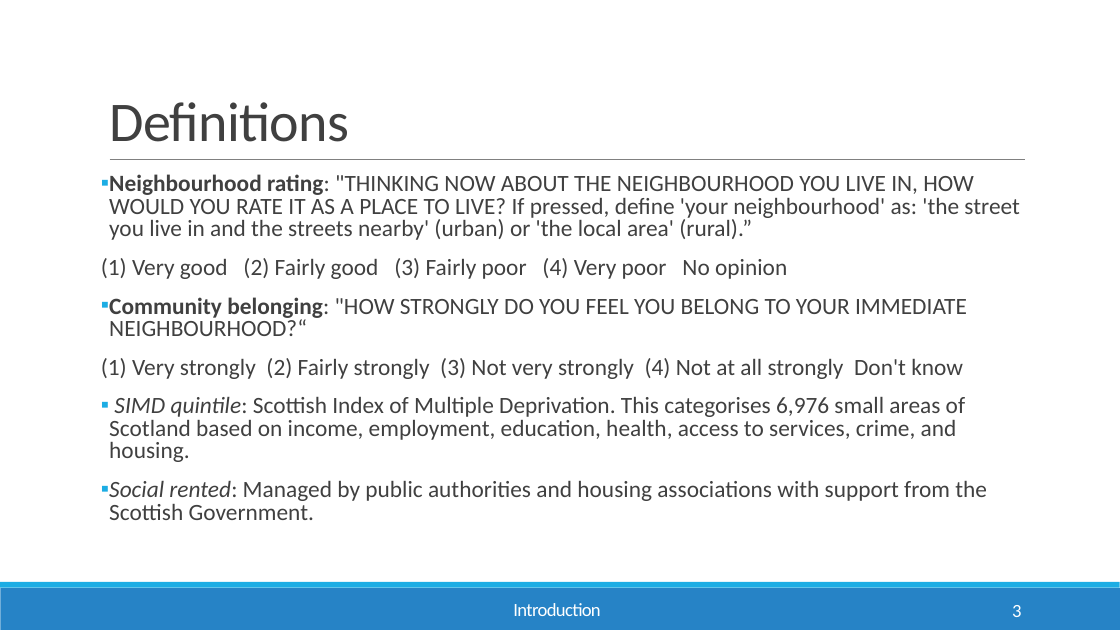
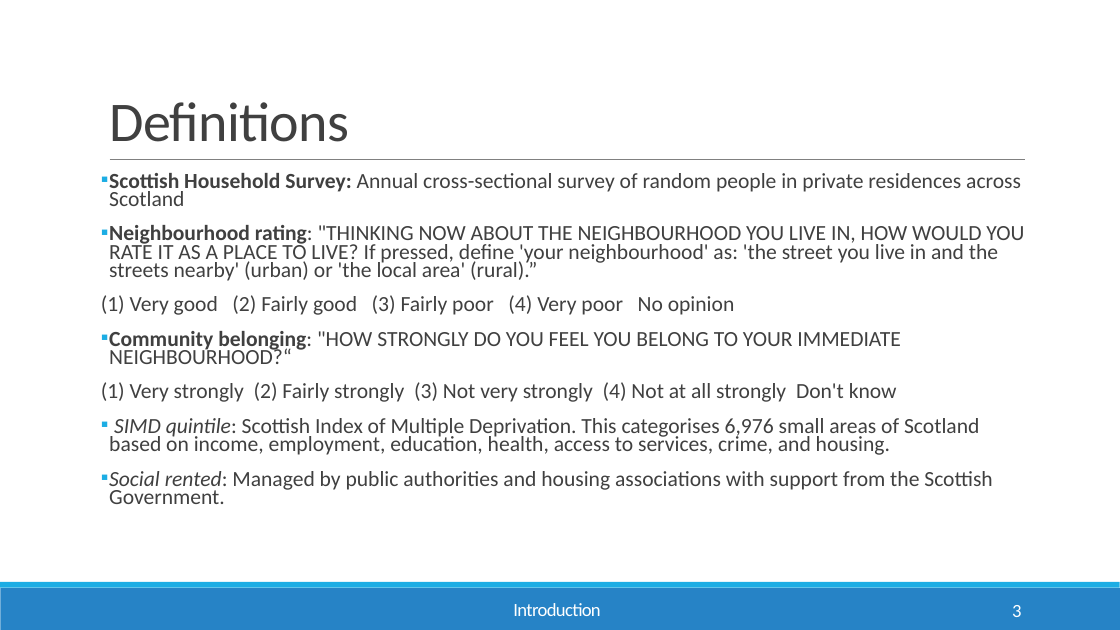
Before and after one commit to Emmz900/scottish_housing_project, a slide deck: slide 3 of presentation/Scottish Household Survey Analysis.pptx. Drawn at 1120x630 pixels with LibreOffice and Linux fonts; fonts in the diff are those of the drawing. Boxes give left, top, right and bottom in pixels: in the first picture for what was removed or moved away, otherwise in the second. Text is boxed around its words. In the diff, an @@ line names an element or a change of style, - is before the commit and + after.

```diff
--- a/presentation/Scottish Household Survey Analysis.pptx
+++ b/presentation/Scottish Household Survey Analysis.pptx
@@ text at [109,173,1021,206]: paragraph added @@
+▪ Scottish Household Survey: Annual cross-sectional survey of random people in private residences across Scotland
@@ text at [101,225,1024,504]: size 20 to 18.5 pt in "Neighbourhood rating: "THINKING NOW ABOUT THE NEIGHBOURHOOD ...", "(1) Very good (2) Fairly good (3) ...", "Community belonging: "HOW STRONGLY DO YOU FEEL ...", "(1) Very strongly (2) Fairly strongly (3) ..." and 2 more places; line spacing 0.8 to 0.7 @@
```
Also in this commit, not shown: 4 other slides changed, 1 other file.
